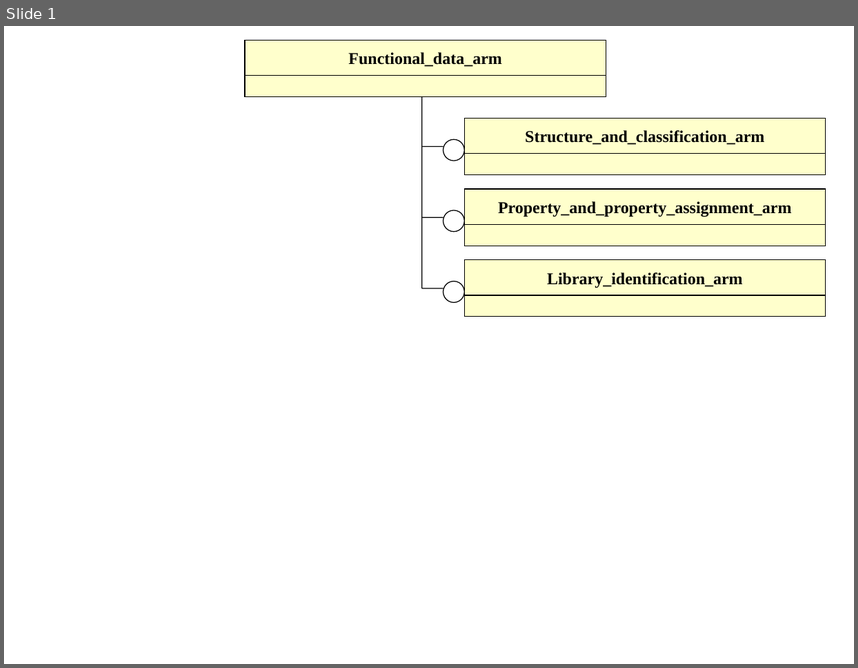
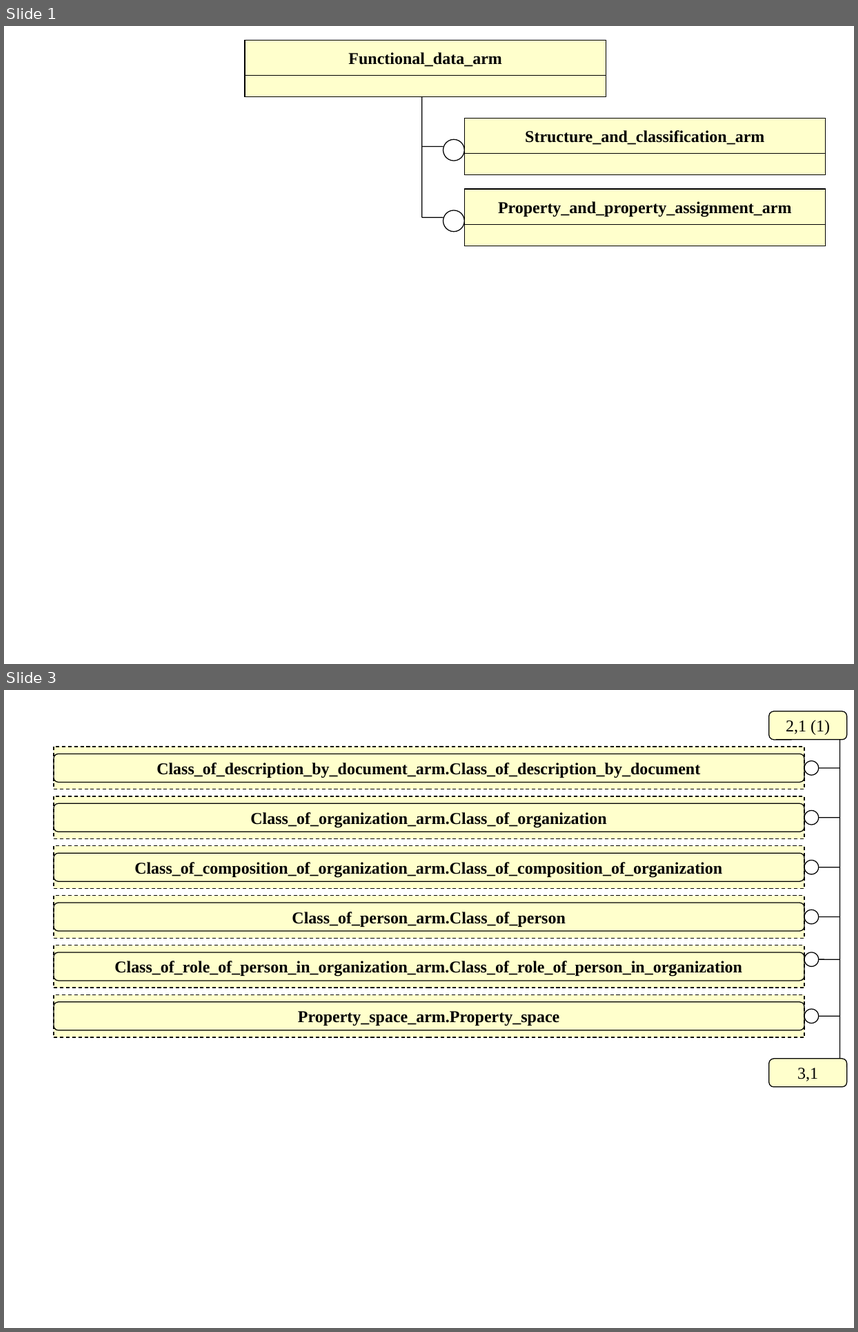
Before and after one commit to starseeker/stepmod_mirror, a slide deck: data/modules/functional_data/functional_data.ppt. Shown one above the other, each under a label of ours: slide 1 before the commit, slides 1 and 3 after it; the slides between them are not shown. The pictures are 858x668 and 858x1332 pixels, drawn with LibreOffice and Linux fonts; fonts in the diff are those of the drawing. Boxes give left, top, right and bottom in pixels: in the first picture for what was removed or moved away, otherwise in the second. Text is boxed around its words. In the diff, an @@ line names an element or a change of style, - is before the commit and + after.

```diff
--- a/data/modules/functional_data/functional_data.ppt
+++ b/data/modules/functional_data/functional_data.ppt
@@ slide 3 added at [4, 690, 854, 1328], background #FFFFFF @@
@@ rounded rectangle added at [769, 711, 847, 739], fill #FFFFCC, outline #000000 0.74 pt, 14 pt, text #000000 @@
+2,1 (1)
@@ rectangle added at [53, 747, 804, 789], fill #FFFFCC, outline #000000 0.74 pt dashed, 14 pt, text #000000, bold @@
+Class_of_description_by_document_arm.Class_of_description_by_document
@@ line added from (840, 1058) to (840, 739), #000000 0.74 pt @@
@@ rounded rectangle added at [53, 753, 804, 782], outline #000000 0.74 pt @@
@@ ellipse added at [805, 760, 819, 775], fill #FFFFFF, outline #000000 0.74 pt @@
@@ line added from (818, 768) to (840, 768), #000000 0.74 pt @@
@@ rectangle added at [53, 796, 804, 839], fill #FFFFCC, outline #000000 0.74 pt dashed, 14 pt, text #000000, bold @@
+Class_of_organization_arm.Class_of_organization
@@ rounded rectangle added at [53, 803, 804, 831], outline #000000 0.74 pt @@
@@ ellipse added at [805, 811, 819, 825], fill #FFFFFF, outline #000000 0.74 pt @@
@@ line added from (818, 818) to (840, 818), #000000 0.74 pt @@
@@ rectangle added at [53, 845, 804, 888], fill #FFFFCC, outline #000000 0.74 pt dashed, 14 pt, text #000000, bold @@
+Class_of_composition_of_organization_arm.Class_of_composition_of_organization
@@ rounded rectangle added at [53, 854, 804, 881], outline #000000 0.74 pt @@
@@ ellipse added at [805, 860, 819, 874], fill #FFFFFF, outline #000000 0.74 pt @@
@@ line added from (818, 867) to (840, 867), #000000 0.74 pt @@
@@ rectangle added at [53, 896, 804, 938], fill #FFFFCC, outline #000000 0.74 pt dashed, 14 pt, text #000000, bold @@
+Class_of_person_arm.Class_of_person
@@ rounded rectangle added at [53, 903, 804, 931], outline #000000 0.74 pt @@
@@ ellipse added at [805, 909, 819, 924], fill #FFFFFF, outline #000000 0.74 pt @@
@@ line added from (818, 917) to (840, 917), #000000 0.74 pt @@
@@ rectangle added at [53, 945, 804, 987], fill #FFFFCC, outline #000000 0.74 pt dashed, 14 pt, text #000000, bold @@
+Class_of_role_of_person_in_organization_arm.Class_of_role_of_person_in_organization
@@ rounded rectangle added at [53, 952, 804, 980], outline #000000 0.74 pt @@
@@ ellipse added at [805, 952, 819, 966], fill #FFFFFF, outline #000000 0.74 pt @@
@@ line added from (818, 960) to (840, 960), #000000 0.74 pt @@
@@ rectangle added at [53, 994, 804, 1037], fill #FFFFCC, outline #000000 0.74 pt dashed, 14 pt, text #000000, bold @@
+Property_space_arm.Property_space
@@ rounded rectangle added at [53, 1002, 804, 1030], outline #000000 0.74 pt @@
@@ ellipse added at [805, 1009, 819, 1023], fill #FFFFFF, outline #000000 0.74 pt @@
@@ line added from (818, 1016) to (840, 1016), #000000 0.74 pt @@
@@ rounded rectangle added at [769, 1058, 847, 1086], fill #FFFFCC, outline #000000 0.74 pt, 14 pt, text #000000 @@
+3,1
@@ slide 1 changed as well @@
@@ line moved from (422, 288) - (422, 96) to (422, 217) - (422, 96) @@
@@ rectangle removed at [465, 260, 826, 296] @@
-Library_identification_arm
@@ line removed from (422, 288) to (444, 288) @@
@@ ellipse removed at [444, 281, 465, 302] @@
@@ rectangle removed at [465, 296, 826, 316] @@
```
Also in this commit, not shown: 1 other slide changed, 7 other slides added, 23 other files.
